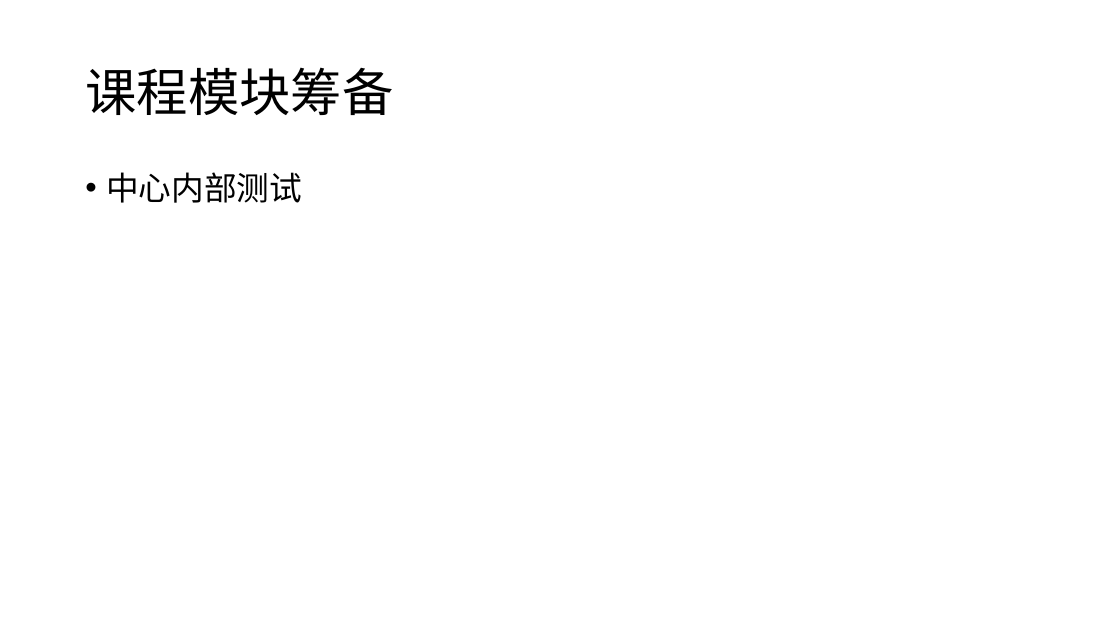
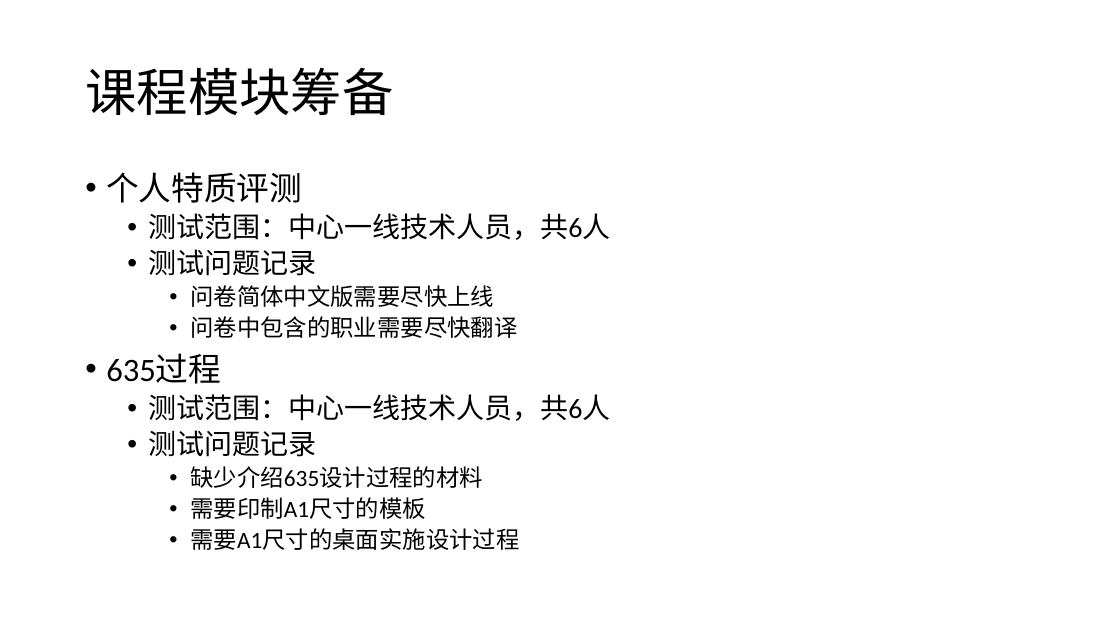
Before and after one commit to woodyme/i.center_my_workzone, a slide deck: slide 5 of 训练中心创客交叉融合空间建设/中心项目申请/中期汇报.pptx (slide 4 before the commit). Drawn at 1120x630 pixels with LibreOffice and Linux fonts; fonts in the diff are those of the drawing. Boxes give left, top, right and bottom in pixels: in the first picture for what was removed or moved away, otherwise in the second. Text is boxed around its words. In the diff, an @@ line names an element or a change of style, - is before the commit and + after.

Commit message:
add 精雕工件设计图, update 训练中心规划方案

```diff
--- a/训练中心创客交叉融合空间建设/中心项目申请/中期汇报.pptx
+++ b/训练中心创客交叉融合空间建设/中心项目申请/中期汇报.pptx
@@ text at (106,172,610,550): text changed; size 28 to 20 pt @@
-• 中心内部测试
+• 个人特质评测
+  • 测试范围：中心一线技术人员，共6人
+  • 测试问题记录
+    • 问卷简体中文版需要尽快上线
+    • 问卷中包含的职业需要尽快翻译
+• 635过程
+  • 测试范围：中心一线技术人员，共6人
+  • 测试问题记录
+    • 缺少介绍635设计过程的材料
+    • 需要印制A1尺寸的模板
+    • 需要A1尺寸的桌面实施设计过程
```
Also in this commit, not shown: 3 other slides changed, 8 other files.
